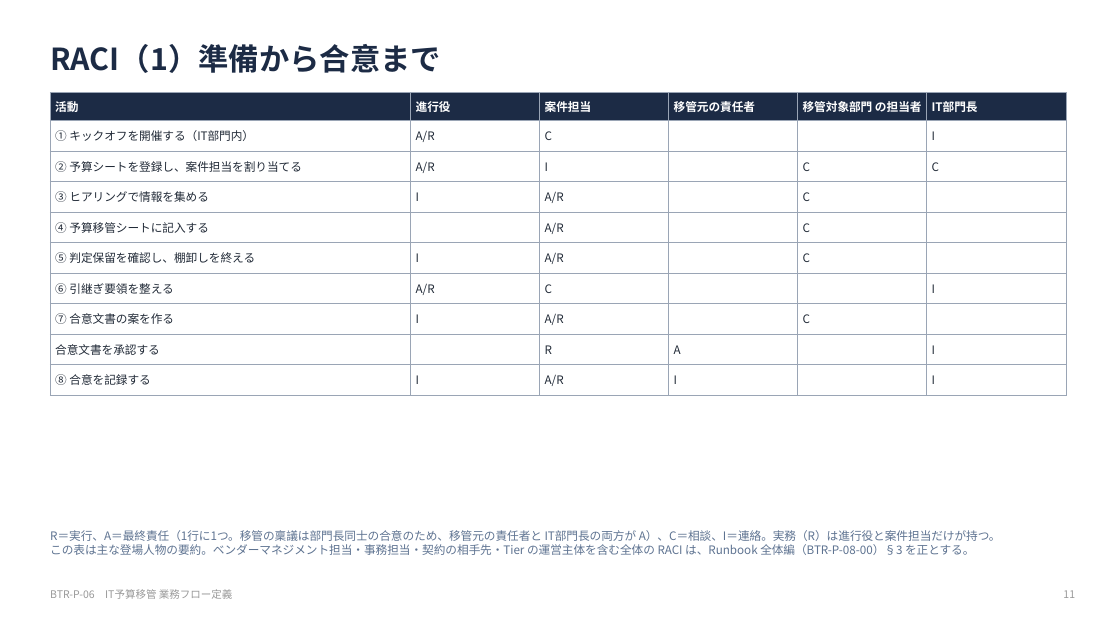
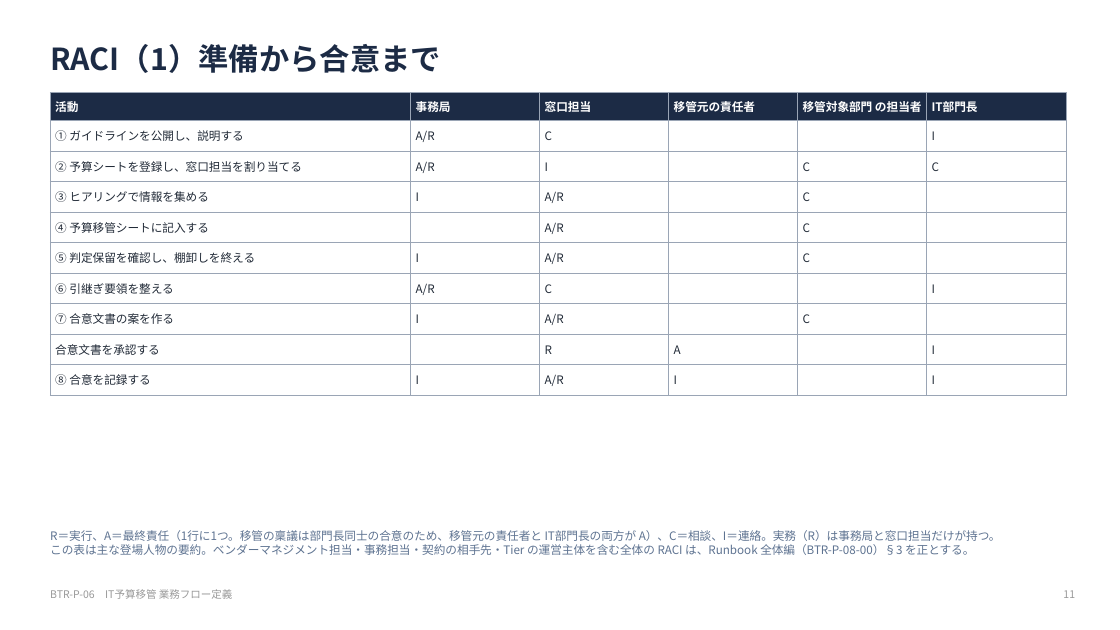
Before and after one commit to hiroyasu-komaki/temp, a slide deck: slide 11 of budget-transfer/process/06-process-definition.pptx. Drawn at 1120x630 pixels with LibreOffice and Linux fonts; fonts in the diff are those of the drawing. Boxes give left, top, right and bottom in pixels: in the first picture for what was removed or moved away, otherwise in the second. Text is boxed around its words. In the diff, an @@ line names an element or a change of style, - is before the commit and + after.

```diff
--- a/budget-transfer/process/06-process-definition.pptx
+++ b/budget-transfer/process/06-process-definition.pptx
@@ table at bbox=[50, 92, 1069, 481] @@
-row 1, column 2: 進行役
+row 1, column 2: 事務局
-row 1, column 3: 案件担当
+row 1, column 3: 窓口担当
-row 2, column 1: ① キックオフを開催する（IT部門内）
+row 2, column 1: ① ガイドラインを公開し、説明する
-row 3, column 1: ② 予算シートを登録し、案件担当を割り当てる
+row 3, column 1: ② 予算シートを登録し、窓口担当を割り当てる
@@ text at bbox=[50, 530, 1001, 541]: text changed @@
-R＝実行、A＝最終責任（1行に1つ。移管の稟議は部門長同士の合意のため、移管元の責任者と IT部門長の両方が A）、C＝相談、I＝連絡。実務（R）は進行役と案件担当だけが持つ。
+R＝実行、A＝最終責任（1行に1つ。移管の稟議は部門長同士の合意のため、移管元の責任者と IT部門長の両方が A）、C＝相談、I＝連絡。実務（R）は事務局と窓口担当だけが持つ。
```
Also in this commit, not shown: 13 other slides changed, 19 other files.
